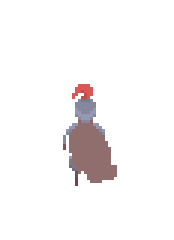
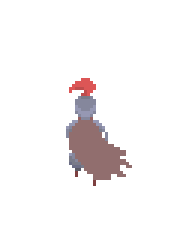
Comparing the layer stacks of the two 174×240 images. Changes:
"CloakStay1" (1st of 4, in "KnightStayBack"): opacity 0% → 100% over (69, 120, 132, 180)
"CloakStay7" (1st of 3, in "KnightStayBack"): opacity 100% → 0% over (69, 123, 117, 183)
"HeroStay1" (1st of 2, in "KnightStayBack"): opacity 0% → 100% over (66, 78, 108, 186)
"HeroStay7" (1st of 3, in "KnightStayBack"): opacity 100% → 0% over (63, 84, 105, 186)
